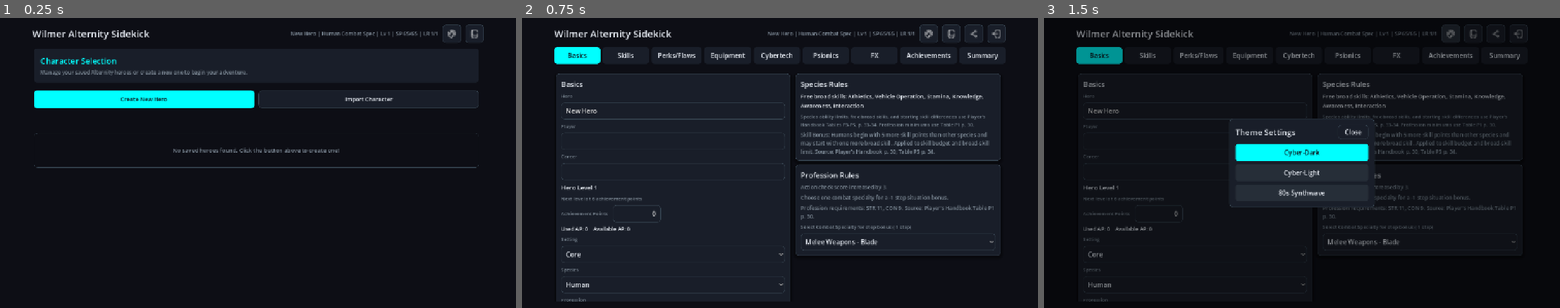
Above: before the commit, frames 1-3 (left to right).
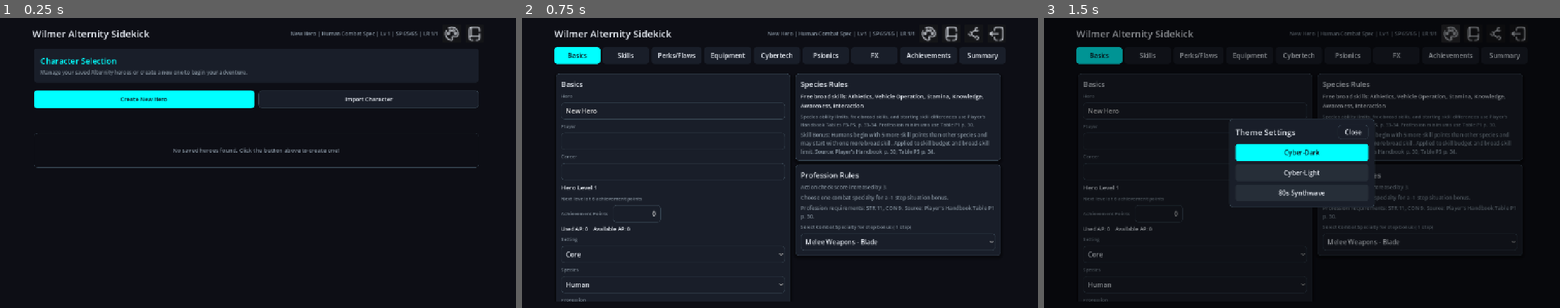
Above: after the commit, the same moments.

Repository: rigoparis/wilmer-alternity-sidekick
Game: Godot game, scene res://main.tscn
Same seed, same stepped clock (60 frames per second), same inputs: the game is played once before the commit and once after it.
Inputs (mouse positions are in pixels of both pictures, inside the frame that each line leads up to):
- Up to frame 1 (0.25 s): no input
- Up to frame 2 (0.75 s): click "Create New Hero" at 0.5 s
- Up to frame 3 (1.5 s): click (1451, 32) at 1.25 s

The runs differ from the first frame. In frame 1, 0.2% of the frame differs, in the area x 85-94%, y 2-9%; in frame 2, 0.4%, in the area x 77-94%, y 2-9%; in frame 3, 0.3%.

Commit message:
Apply initial theme setup right after shell build in ready method

Diff:
--- a/scripts/main.gd
+++ b/scripts/main.gd
@@ -136,6 +136,7 @@
 				save_status_label.add_theme_color_override("font_color", color_warning)
 	)
 	_build_shell()
+	_on_theme_changed()
 	_apply_responsive_layout()
 	var loaded := false
 	if FileAccess.file_exists("user://last_character.txt"):
Not shown, changed: builds/windows/WilmerAlternitySidekick.exe
